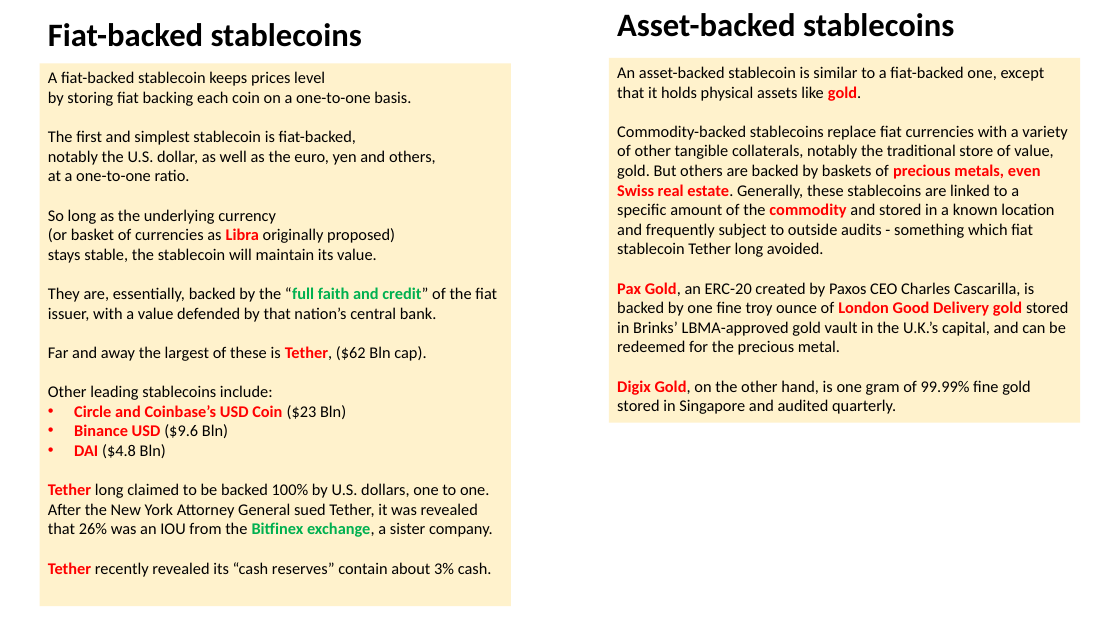
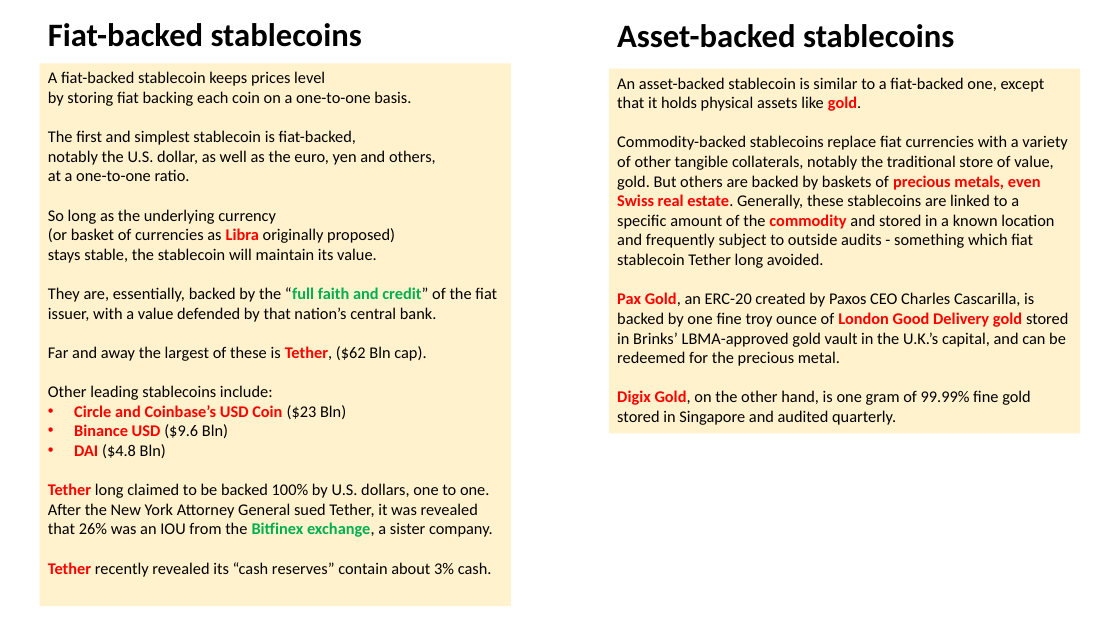
Before and after one commit to lselector/crypto, a slide deck: slide 3 of crypto_04_stable_coins.pptx. Drawn at 1120x630 pixels with LibreOffice and Linux fonts; fonts in the diff are those of the drawing. Boxes give left, top, right and bottom in pixels: in the first picture for what was removed or moved away, otherwise in the second. Text is boxed around its words. In the diff, an @@ line names an element or a change of style, - is before the commit and + after.

```diff
--- a/crypto_04_stable_coins.pptx
+++ b/crypto_04_stable_coins.pptx
@@ text "Asset-backed stablecoins": place and size @@
-text "Asset-backed stablecoins" at <box>617,13,954,37</box>
+text "Asset-backed stablecoins" at <box>617,24,954,48</box>
@@ rectangle "An asset-backed stablecoin is similar ...": place and size @@
-rectangle "An asset-backed stablecoin is similar ..." at <box>609,58,1081,423</box>
+rectangle "An asset-backed stablecoin is similar ..." at <box>609,69,1081,434</box>
```
Also in this commit, not shown: 3 other slides changed, 2 slides added, 2 other files.
